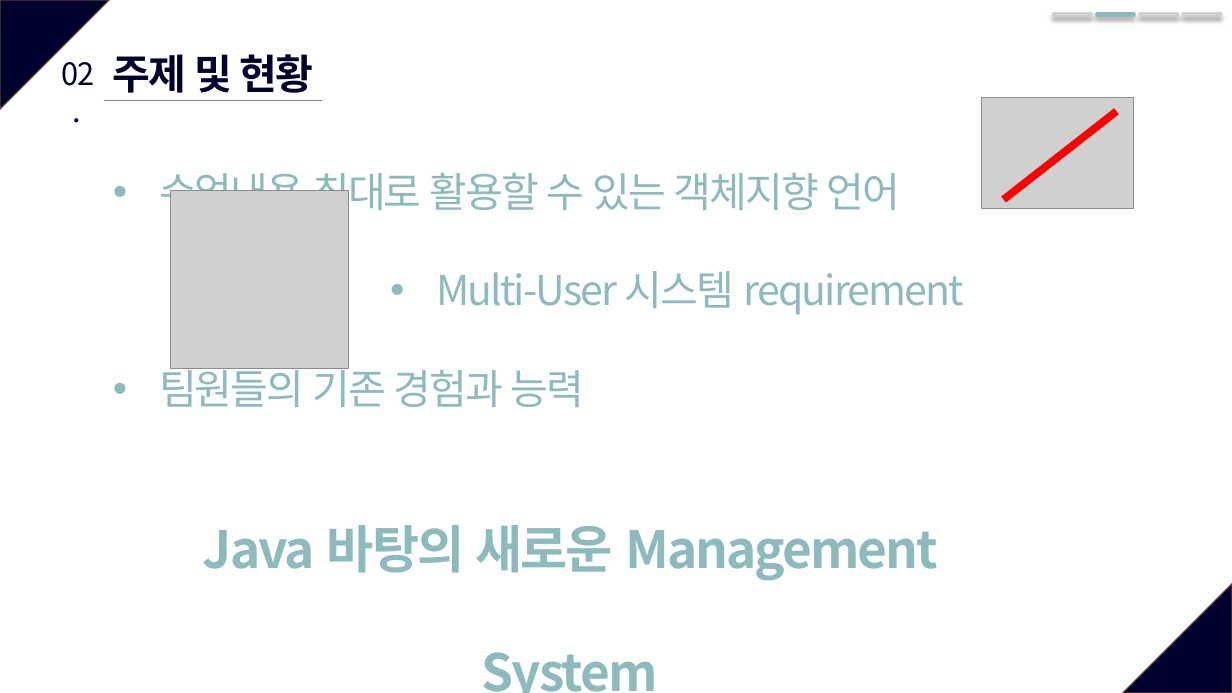
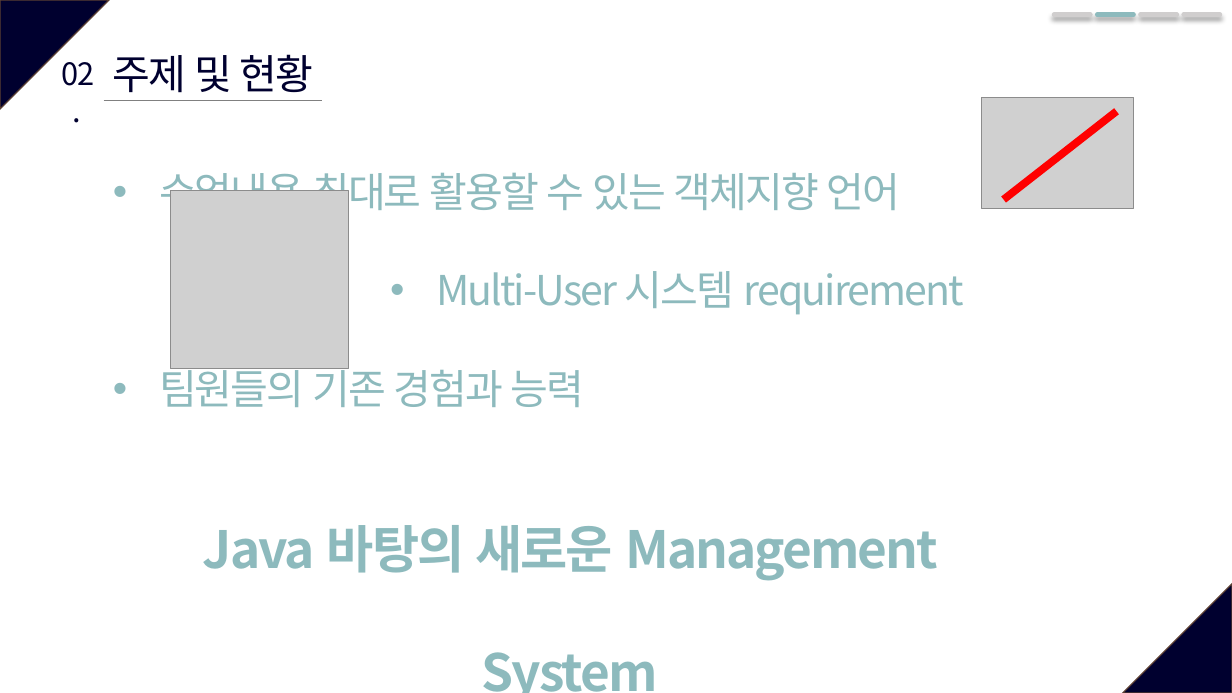
Before and after one commit to JeongJuhyeon/KNUBus, a slide deck: slide 7 of designdocs/Project Plan Presentation.pptx. Drawn at 1232x693 pixels with LibreOffice and Linux fonts; fonts in the diff are those of the drawing; grey boxes stand for pictures. Boxes give left, top, right and bottom in pixels: in the first picture for what was removed or moved away, otherwise in the second. Text is boxed around its words. In the diff, an @@ line names an element or a change of style, - is before the commit and + after.

```diff
--- a/designdocs/Project Plan Presentation.pptx
+++ b/designdocs/Project Plan Presentation.pptx
@@ text "주제 및 현황" at [113,54,313,93]: bold off @@
```
Also in this commit, not shown: 13 other slides changed, 1 slide added, 2 slides removed.
